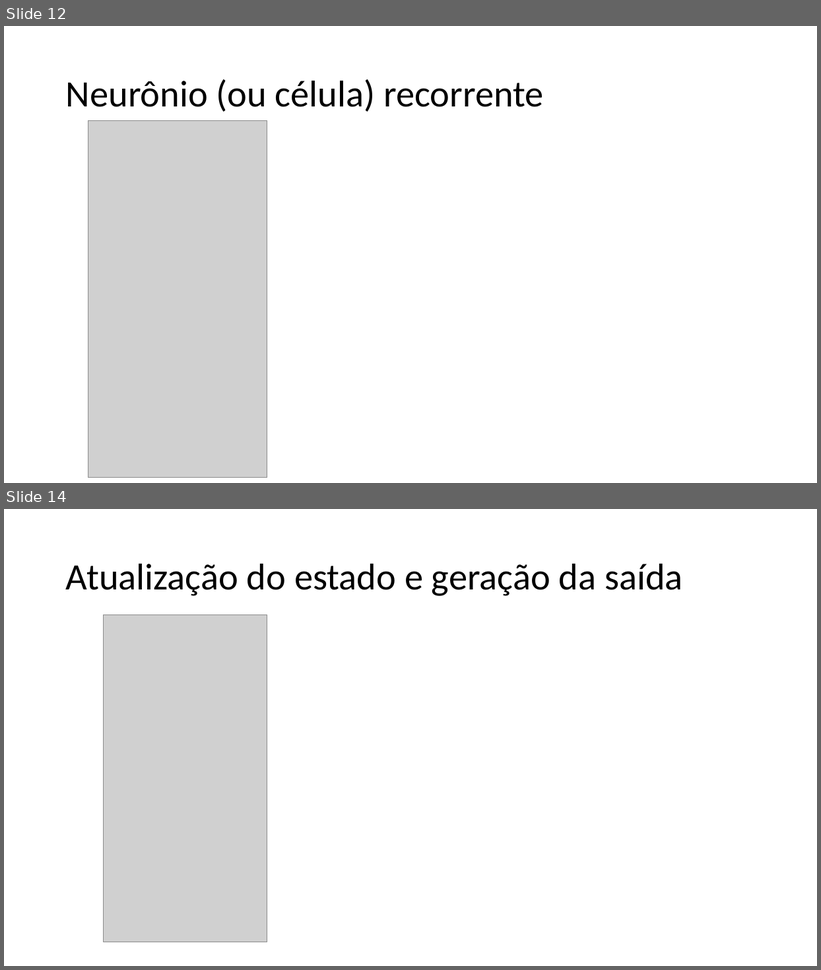
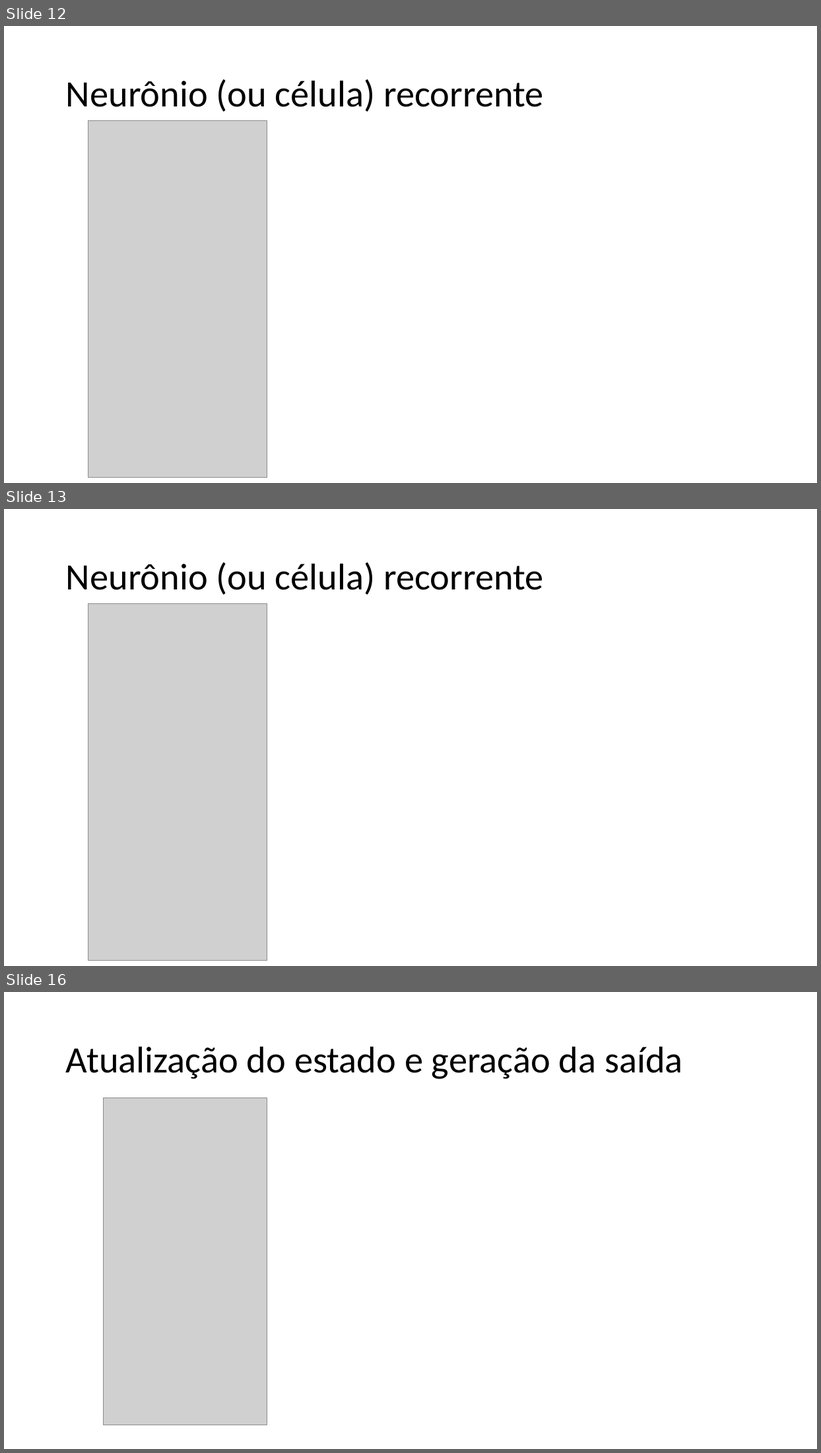
Before and after one commit to zz4fap/c24_inteligencia_artificial, a slide deck: slides/C24_RNN.pptx. Shown one above the other, each under a label of ours: slides 12 and 14 before the commit, slides 12, 13 and 16 after it; the slides between them are not shown. The pictures are 821x970 and 821x1453 pixels, drawn with LibreOffice and Linux fonts; fonts in the diff are those of the drawing; grey boxes stand for pictures. Boxes give left, top, right and bottom in pixels: in the first picture for what was removed or moved away, otherwise in the second. Text is boxed around its words. In the diff, an @@ line names an element or a change of style, - is before the commit and + after.

```diff
--- a/slides/C24_RNN.pptx
+++ b/slides/C24_RNN.pptx
@@ slide 13 added at bbox=[4, 509, 817, 966], background #FFFFFF @@
@@ title added at bbox=[66, 562, 543, 595], 44 pt, text #000000 @@
+Neurônio (ou célula) recorrente
@@ picture added at bbox=[88, 603, 267, 960] @@
@@ what was slide 14 is now slide 16 @@
```
Also in this commit, not shown: 7 slides changed, 4 other slides added, 2 slides removed.
